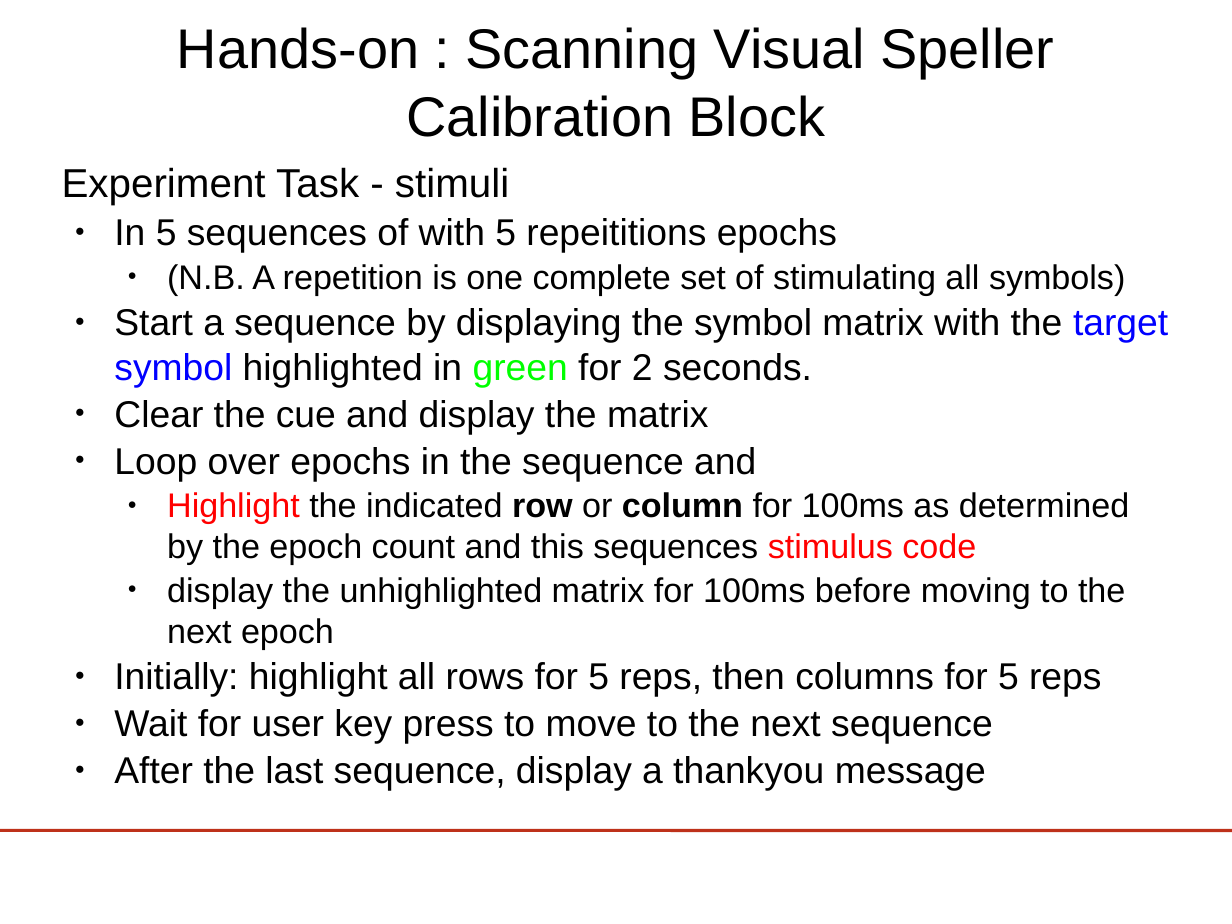
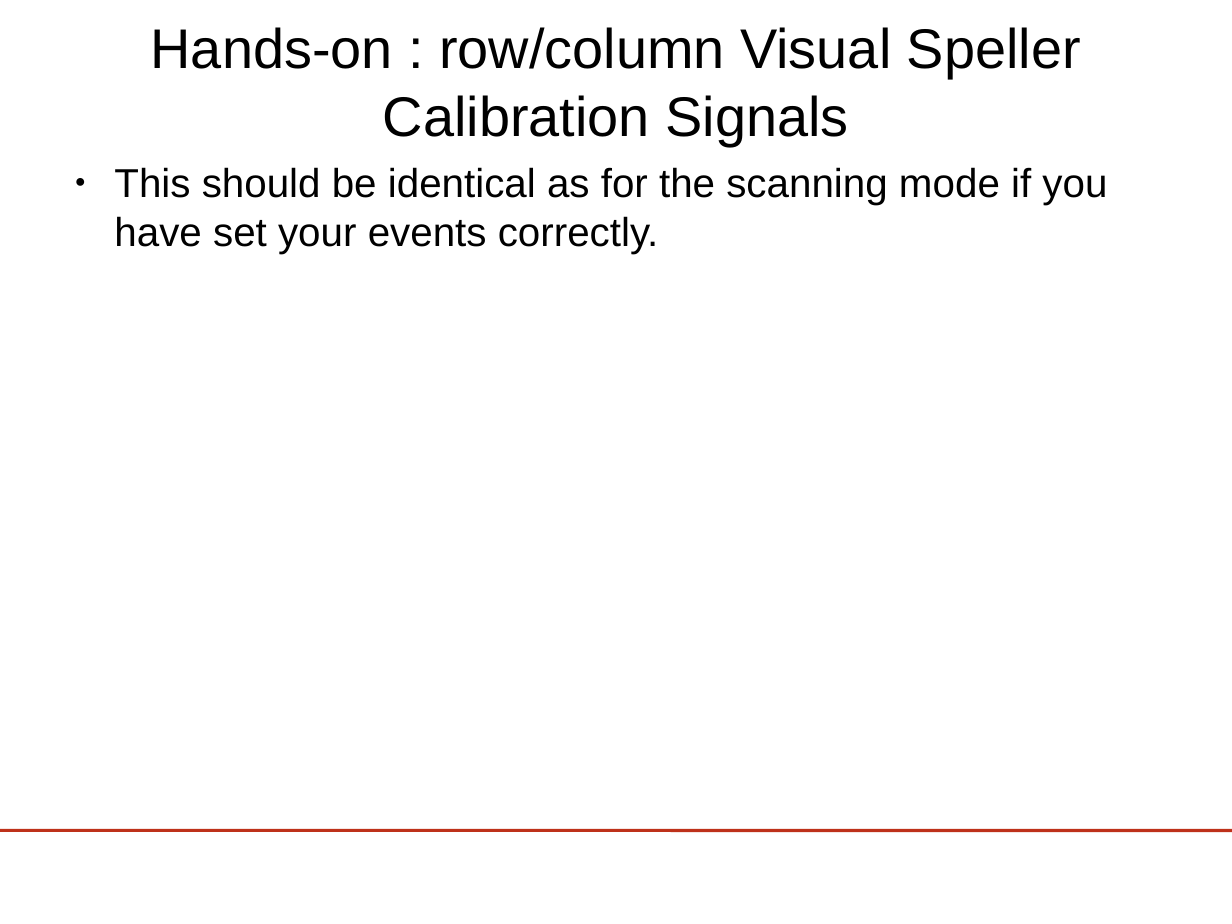
Before and after one commit to riccardosamperna/buffer_bci, a slide deck: slide 28 of tutorial/lect5-visspell/visualSpeller.odp. Drawn at 1232x924 pixels with LibreOffice and Linux fonts; fonts in the diff are those of the drawing; background and template pictures are left out. Boxes give left, top, right and bottom in pixels: in the first picture for what was removed or moved away, otherwise in the second. Text is boxed around its words. In the diff, an @@ line names an element or a change of style, - is before the commit and + after.

```diff
--- a/tutorial/lect5-visspell/visualSpeller.odp
+++ b/tutorial/lect5-visspell/visualSpeller.odp
@@ title at [151,27,1081,145]: text changed @@
-Hands-on : Scanning Visual Speller Calibration Block
+Hands-on : row/column Visual Speller Calibration Signals
@@ text at [114,167,1107,254]: text changed; size 24 to 26 pt @@
-Experiment Task - stimuli
-● In 5 sequences of with 5 repeititions epochs
-  ● (N.B. A repetition is one complete set of stimulating all symbols)
-● Start a sequence by displaying the symbol matrix with the target symbol highlighted in green for 2 seconds.
-● Clear the cue and display the matrix
-● Loop over epochs in the sequence and
-  ● Highlight the indicated row or column for 100ms as determined by the epoch count and this sequences stimulus code
-  ● display the unhighlighted matrix for 100ms before moving to the next epoch
-● Initially: highlight all rows for 5 reps, then columns for 5 reps
-● Wait for user key press to move to the next sequence
-● After the last sequence, display a thankyou message
+● This should be identical as for the scanning mode if you have set your events correctly.
```
Also in this commit, not shown: 6 slides added, 16 slides removed, 3 other files.
